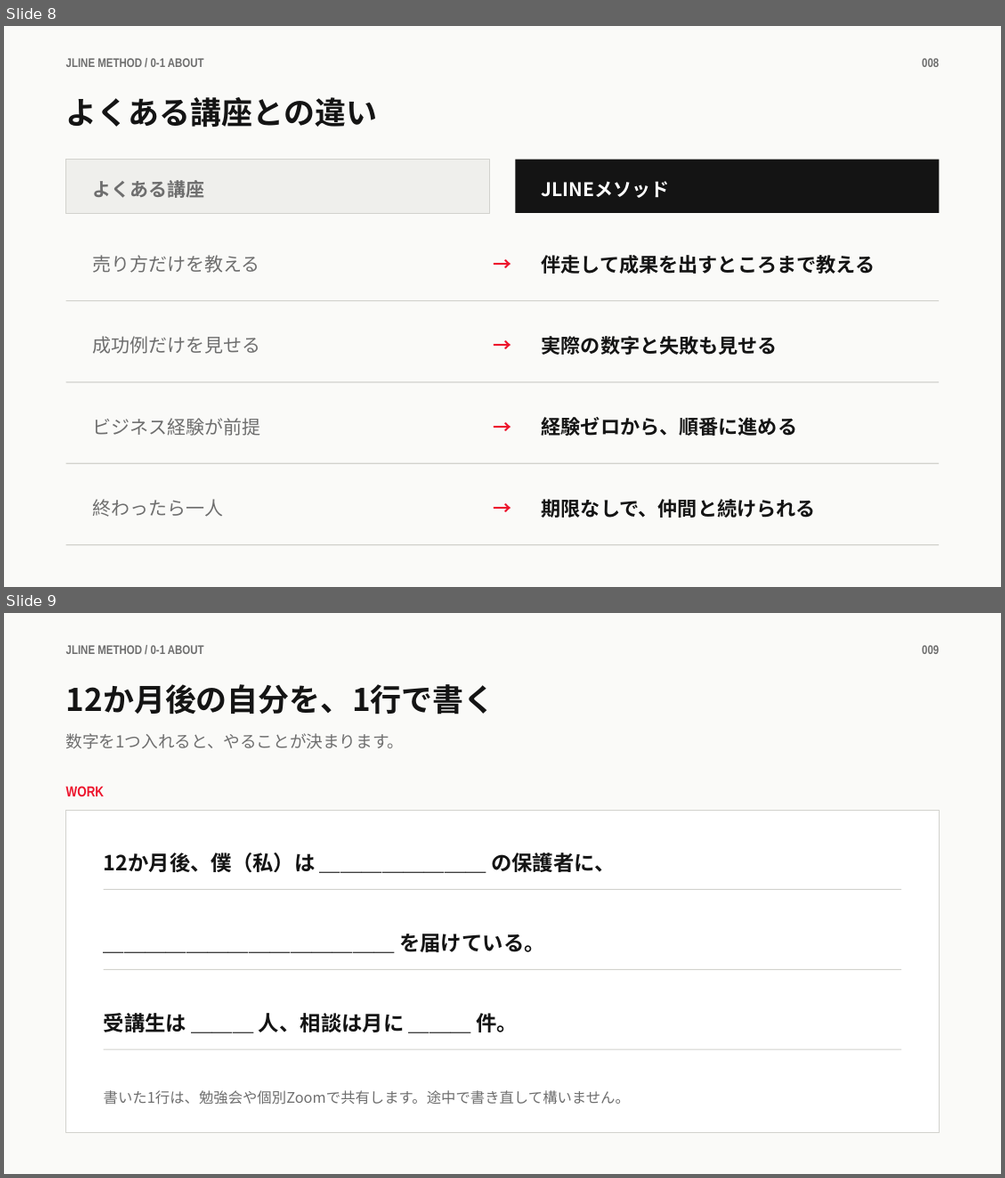
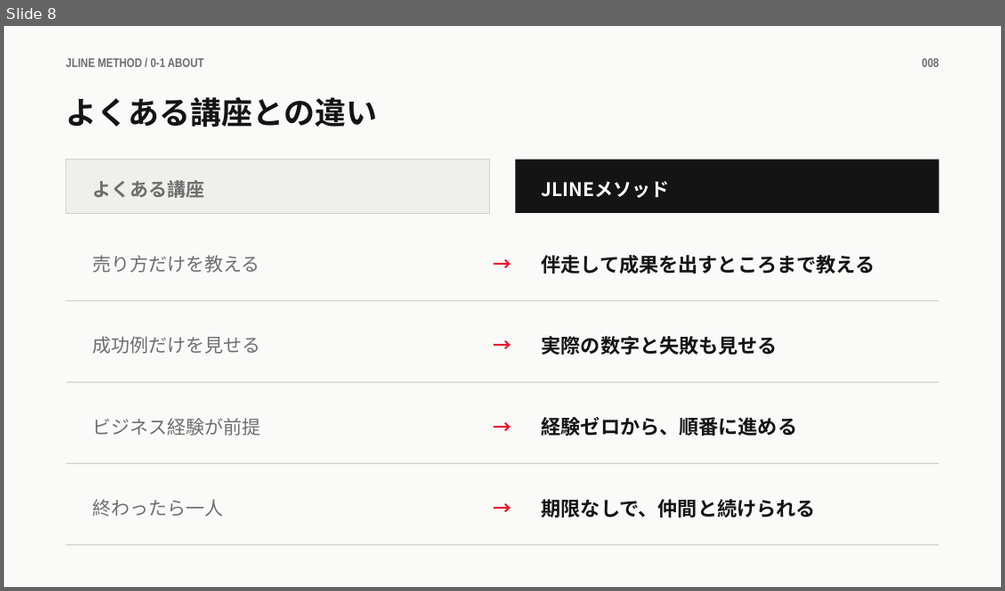
Before and after one commit to takafumisuzuki1117-sys/takafumi_suzuki, a slide deck: JLINEメソッド/教材/0章/0-1_JLINEメソッドとは.pptx. Shown one above the other, each under a label of ours: slides 8 and 9 before the commit, slide 8 after it. The pictures are 1005x1178 and 1005x591 pixels, drawn with LibreOffice and Linux fonts; fonts in the diff are those of the drawing. Boxes give left, top, right and bottom in pixels: in the first picture for what was removed or moved away, otherwise in the second. Text is boxed around its words. In the diff, an @@ line names an element or a change of style, - is before the commit and + after.

```diff
--- a/JLINEメソッド/教材/0章/0-1_JLINEメソッドとは.pptx
+++ b/JLINEメソッド/教材/0章/0-1_JLINEメソッドとは.pptx
@@ slide 9 removed at (4, 613, 1001, 1174), background #FFFFFF @@
@@ rectangle removed at (4, 613, 1001, 1174) @@
@@ text removed at (66, 645, 204, 654) @@
-JLINE METHOD / 0-1 ABOUT
@@ text removed at (922, 645, 938, 654) @@
-009
@@ text removed at (66, 684, 495, 714) @@
-12か月後の自分を、1行で書く
@@ text removed at (66, 733, 404, 749) @@
-数字を1つ入れると、やることが決まります。
@@ text removed at (66, 786, 104, 796) @@
-WORK
@@ rectangle removed at (66, 811, 938, 1133) @@
@@ text removed at (104, 852, 615, 872) @@
-12か月後、僕（私）は ＿＿＿＿＿＿＿＿ の保護者に、
@@ rectangle removed at (104, 889, 901, 890) @@
@@ text removed at (399, 933, 545, 952) @@
-＿＿＿＿＿＿＿＿＿＿＿＿＿＿ を届けている。
@@ rectangle removed at (104, 969, 901, 970) @@
@@ text removed at (104, 1013, 518, 1032) @@
-受講生は ＿＿＿ 人、相談は月に ＿＿＿ 件。
@@ rectangle removed at (104, 1049, 901, 1050) @@
@@ text removed at (104, 1090, 630, 1104) @@
-書いた1行は、勉強会や個別Zoomで共有します。途中で書き直して構いません。
```
Also in this commit, not shown: 1 slide changed, 9 other files.
